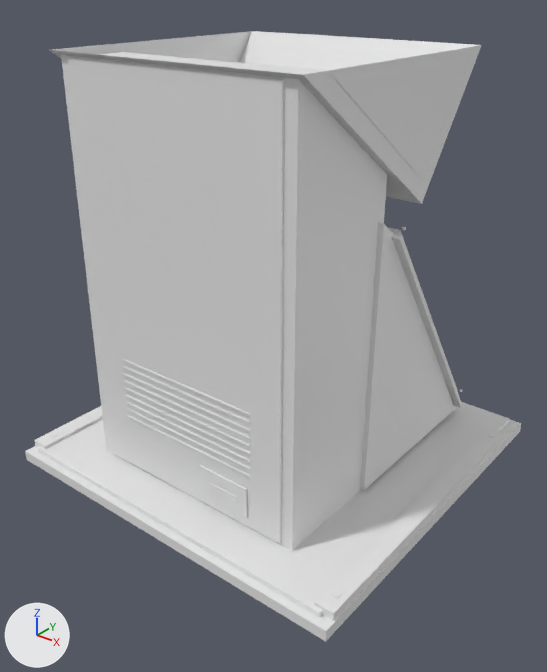
The OBJ model src/main/resources/assets/funpackcustom/models/block/jubeat_base.obj as it was, and as the next commit left it.
One viewpoint serves both versions: a camera (50 mm lens) standing at (1.53, -1.809, 1.145) and looking at (0.526, -0.553, 0.366). The axes (+X, +Y, +Z) are drawn at lower left. The lights are the same throughout. The picture after the commit comes second. Materials are left out; every surface is plain grey. Where no turn or scale is listed for an object, it has been applied to the vertices. Vertices at exactly the same position are counted once.

Names of what the first picture shows: 'jubeat_base'.
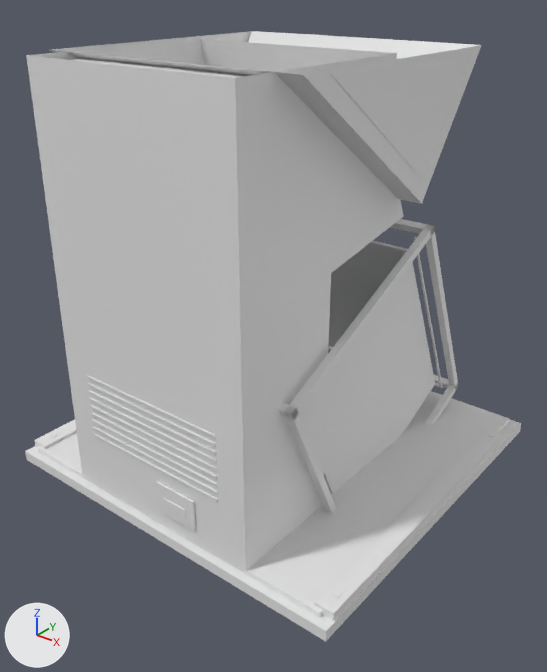
Pixel boxes [x1, y1, x2, y2] of what changed, in the pictures (547 x 672 px; the box of a moved part takes in the faces that stretch with it):
part 1 of me_jubeat_base, added: after [73, 59, 246, 78]
part 2 of me_jubeat_base, moved or reshaped: before [128, 415, 251, 478]; after [94, 434, 218, 502]
part 3 of me_jubeat_base, moved or reshaped: before [127, 409, 250, 471]; after [93, 427, 218, 494]
part 4 of me_jubeat_base, moved or reshaped: before [126, 402, 250, 463]; after [92, 420, 217, 487]
part 5 of me_jubeat_base, moved or reshaped: before [126, 395, 250, 456]; after [91, 413, 217, 479]
part 6 of me_jubeat_base, moved or reshaped: before [125, 388, 250, 448]; after [91, 405, 217, 471]
part 7 of me_jubeat_base, moved or reshaped: before [124, 381, 250, 440]; after [90, 398, 216, 463]
part 8 of me_jubeat_base, moved or reshaped: before [124, 373, 250, 432]; after [89, 390, 216, 455]
part 9 of me_jubeat_base, moved or reshaped: before [123, 366, 250, 424]; after [88, 383, 216, 447]
part 10 of me_jubeat_base, moved or reshaped: before [122, 359, 250, 416]; after [87, 375, 215, 438]
part 11 of me_jubeat_base, added: after [156, 481, 196, 531]
part 12 of me_jubeat_base, added: after [163, 498, 185, 517]
part 13 of me_jubeat_base, rebuilt: before [388, 227, 462, 408]; after [279, 219, 459, 512]
part 14 of me_jubeat_base, rebuilt (16% wider, 7% taller): before [61, 55, 387, 551]; after [26, 39, 404, 571]
part 15 of me_jubeat_base, rebuilt: before [389, 227, 455, 382]; after [329, 241, 408, 347]
part 16 of me_jubeat_base, deleted: before [199, 222, 463, 518]
part 17 of me_jubeat_base, built on: before [68, 52, 324, 543]; after [290, 237, 443, 494]

Edits to the bpy script that builds the scene:
```text
Change me_jubeat_base:
    used by ob_jubeat_base; location = (0.0, 0.0, 0.0)
    remove me_jubeat_base.from_pydata(...)  # 432 vertices, 418 faces; spans x 0.034..0.966, y -0.947..-0.034, z 0.0..1.0
    add me_jubeat_base.from_pydata(...)  # 452 vertices, 392 faces; spans x 0.034..0.966, y -0.947..-0.034, z 0.0..1.0
    me_jubeat_base part 1: a new loose piece, a box spanning x 0.269..0.731, y -0.93..-0.775, z 0.063..0.988
    me_jubeat_base part 2: the loose piece of 8 vertices spanning x 0.312..0.688, y -0.834..-0.831, z 0.194..0.2 is moved by (0.0, -0.1, 0.0)
    me_jubeat_base part 3: the loose piece of 8 vertices spanning x 0.312..0.688, y -0.834..-0.831, z 0.213..0.219 is moved by (0.0, -0.1, 0.0)
    me_jubeat_base part 4: the loose piece of 8 vertices spanning x 0.312..0.688, y -0.834..-0.831, z 0.231..0.238 is moved by (0.0, -0.1, 0.0)
    me_jubeat_base part 5: the loose piece of 8 vertices spanning x 0.312..0.688, y -0.834..-0.831, z 0.25..0.256 is moved by (0.0, -0.1, 0.0)
    me_jubeat_base part 6: the loose piece of 8 vertices spanning x 0.312..0.688, y -0.834..-0.831, z 0.269..0.275 is moved by (0.0, -0.1, 0.0)
    me_jubeat_base part 7: the loose piece of 8 vertices spanning x 0.312..0.688, y -0.834..-0.831, z 0.288..0.294 is moved by (0.0, -0.1, 0.0)
    me_jubeat_base part 8: the loose piece of 8 vertices spanning x 0.312..0.688, y -0.834..-0.831, z 0.306..0.313 is moved by (0.0, -0.1, 0.0)
    me_jubeat_base part 9: the loose piece of 8 vertices spanning x 0.312..0.688, y -0.834..-0.831, z 0.325..0.331 is moved by (0.0, -0.1, 0.0)
    me_jubeat_base part 10: the loose piece of 8 vertices spanning x 0.312..0.688, y -0.834..-0.831, z 0.344..0.35 is moved by (0.0, -0.1, 0.0)
    me_jubeat_base part 11: a new loose piece, a box spanning x 0.5125..0.6219, y -0.9362..-0.9319, z 0.0875..0.1625
    me_jubeat_base part 12: a new loose piece, a box spanning x 0.5344..0.5969, y -0.9381..-0.9359, z 0.1125..0.1313
    me_jubeat_base part 13: the loose piece of 12 vertices spanning x 0.175..0.825, y -0.525..-0.099, z 0.076..0.664 is rebuilt with 58 vertices and now spans x 0.213..0.788, y -0.826..-0.062, z 0.054..0.626
    me_jubeat_base part 14: the loose piece of 10 vertices spanning x 0.206..0.794, y -0.826..-0.537, z 0.053..0.991 is rebuilt with 30 vertices and now spans x 0.244..0.756, y -0.931..-0.391, z 0.054..1.0
    me_jubeat_base part 15: the loose piece of 4 vertices spanning x 0.202..0.798, y -0.476..-0.098, z 0.122..0.662 is rebuilt with 8 vertices and now spans x 0.264..0.736, y -0.323..-0.118, z 0.133..0.563
    me_jubeat_base part 16: 8 loose pieces with 140 vertices, spanning x 0.187..0.813, y -0.838..-0.09, z 0.063..0.697, are deleted
    me_jubeat_base part 17
    8 vertices are removed from x 0.234..0.766, y -0.831..-0.687, z 0.063..0.988
    6 faces are deleted
    48 vertices are added at x 0.243..0.754, y -0.791..-0.096, z 0.054..0.599
    16 new vertices lie (0.005, 0.0, 0.0) away from vertices in x 0.243..0.752, y -0.791..-0.096, z 0.054..0.599
    10 new vertices lie (0.007, 0.0, 0.0) away from vertices in x 0.25..0.743, y -0.757..-0.131, z 0.054..0.557
    55 new faces join them
```
